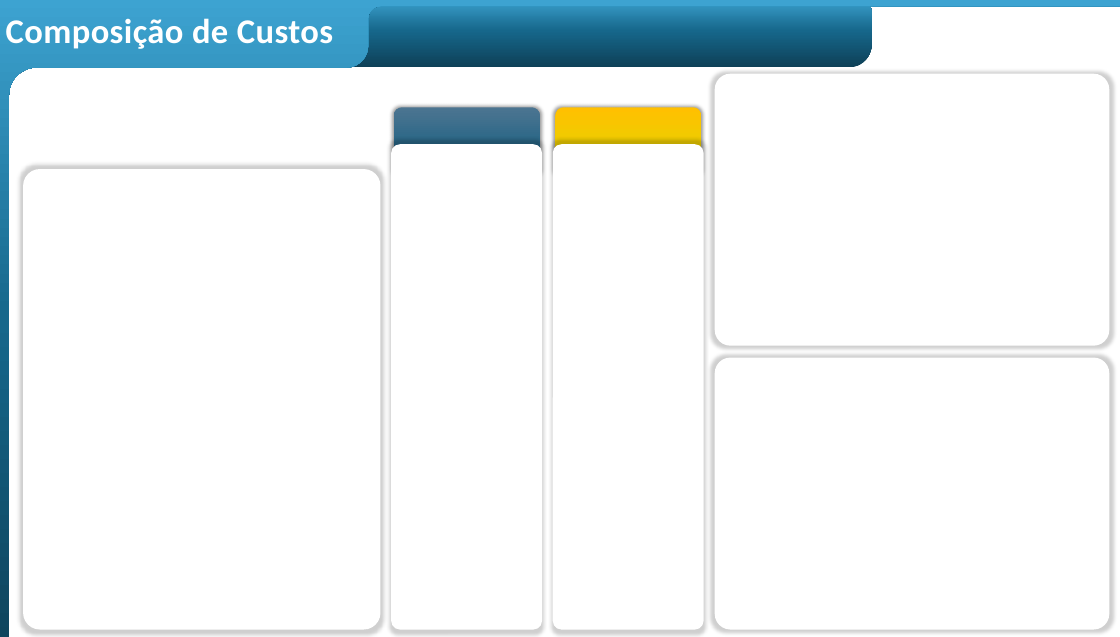
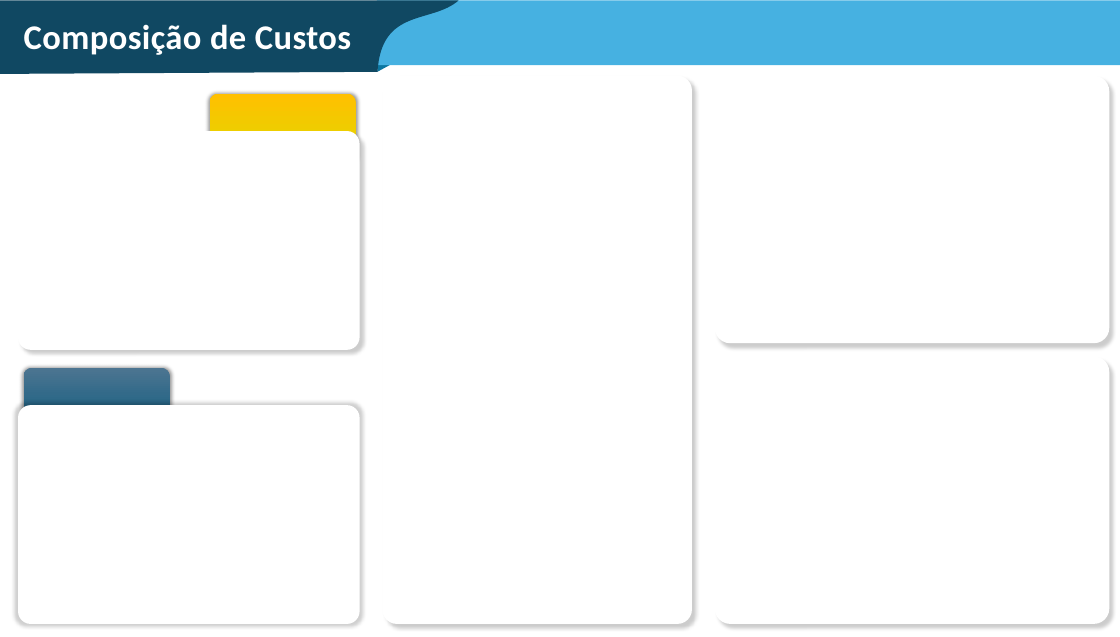
Before and after one commit to pedro-loliveira/Dash-Nacionalizacao, a slide deck: slide 3 of Apresentação1.pptx. Drawn at 1120x637 pixels with LibreOffice and Linux fonts; fonts in the diff are those of the drawing. Boxes give left, top, right and bottom in pixels: in the first picture for what was removed or moved away, otherwise in the second. Text is boxed around its words. In the diff, an @@ line names an element or a change of style, - is before the commit and + after.

```diff
--- a/Apresentação1.pptx
+++ b/Apresentação1.pptx
@@ freeform shape removed at [0, 0, 1120, 637] @@
@@ freeform shape added at [0, 1, 459, 74], fill #104862 @@
@@ text "Composição de Custos": place and size @@
-text "Composição de Custos" at [6, 18, 333, 49]
+text "Composição de Custos" at [24, 24, 351, 55]
@@ rounded rectangle removed at [322, 0, 872, 67] @@
@@ rectangle added at [377, 1, 1120, 66], fill #46B1E1 @@
@@ freeform shape added at [377, 64, 392, 72], fill #0B76A0 @@
@@ shadow changed in 3 elements at [714, 76, 1109, 343], [714, 356, 1109, 623], [382, 76, 692, 623] @@
@@ rounded rectangle: place and size @@
-rounded rectangle at [23, 169, 381, 629]
+rounded rectangle at [382, 76, 692, 623]
@@ freeform shape: place and size @@
-freeform shape at [555, 107, 701, 177]
+freeform shape at [210, 94, 356, 164]
@@ rounded rectangle added at [18, 131, 360, 350], fill #FFFFFF @@
@@ rounded rectangle removed at [553, 144, 704, 629] @@
@@ rounded rectangle: place and size @@
-rounded rectangle at [714, 357, 1109, 630]
+rounded rectangle at [714, 356, 1109, 623]
@@ freeform shape: place and size @@
-freeform shape at [394, 107, 540, 177]
+freeform shape at [24, 368, 170, 438]
@@ rounded rectangle: place and size @@
-rounded rectangle at [391, 144, 542, 629]
+rounded rectangle at [18, 405, 360, 624]
```
Also in this commit, not shown: 2 other slides changed, 1 slide added, 1 slide removed, 11 other files.
